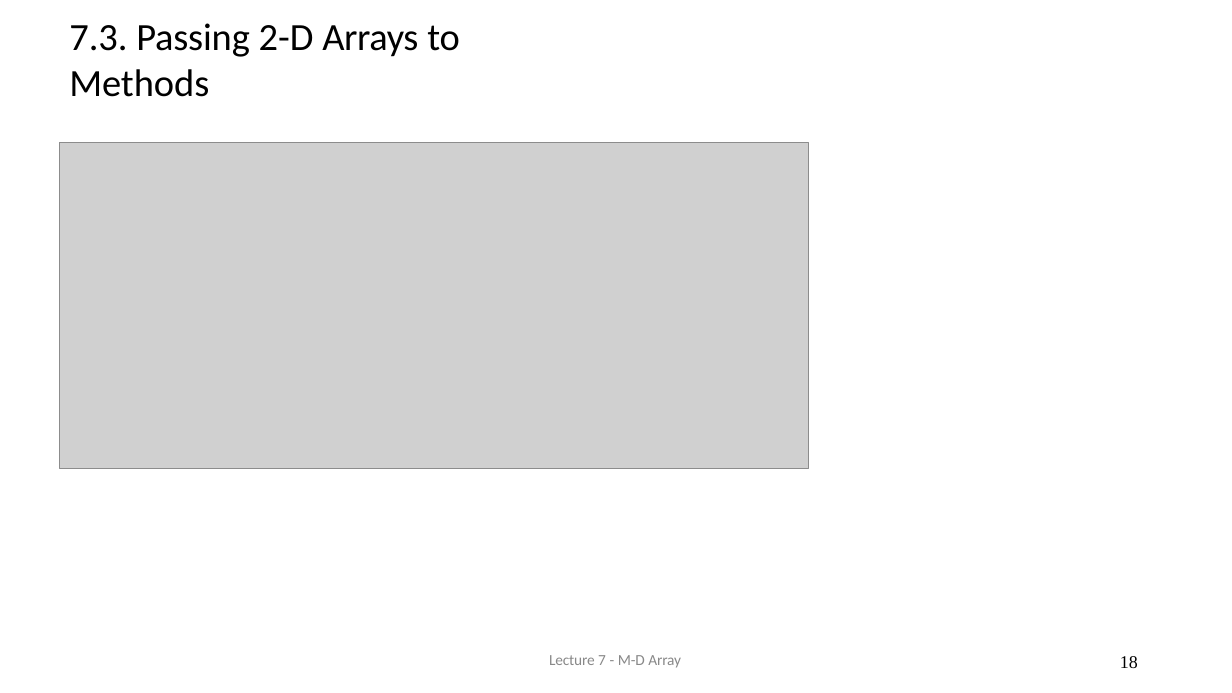
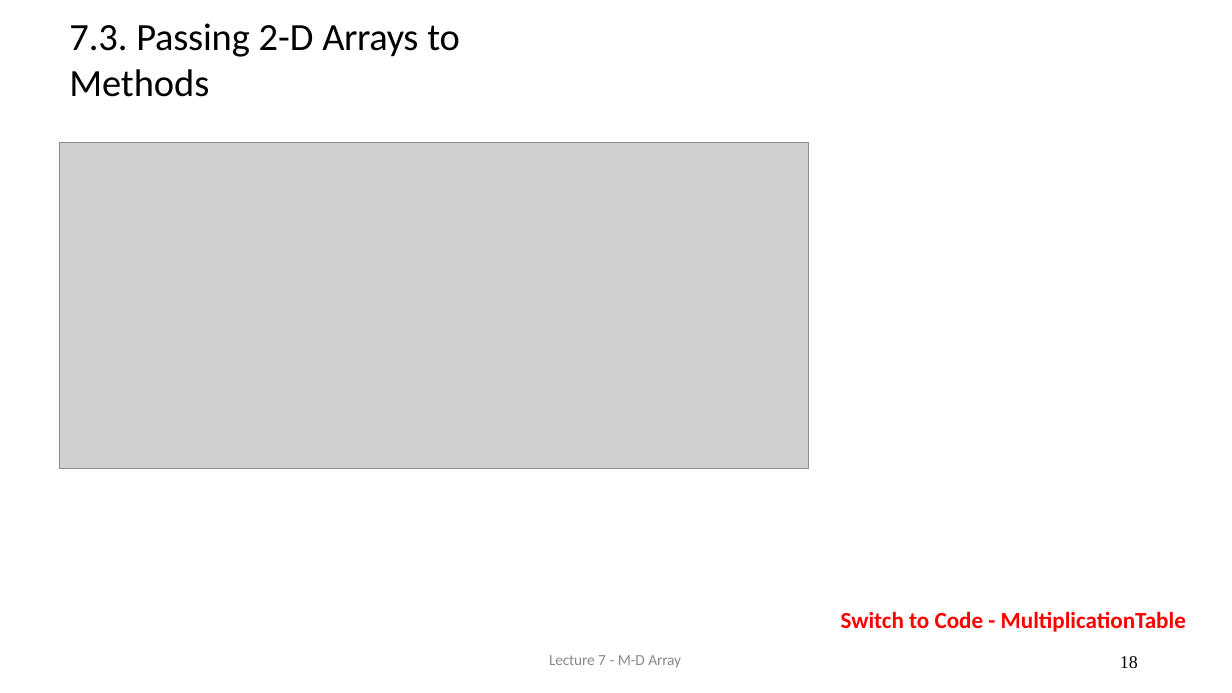
Before and after one commit to AughdonBreslin/CS501IntroToJava, a slide deck: slide 18 of Lectures/7_MDArray.pptx. Drawn at 1232x693 pixels with LibreOffice and Linux fonts; fonts in the diff are those of the drawing; grey boxes stand for pictures. Boxes give left, top, right and bottom in pixels: in the first picture for what was removed or moved away, otherwise in the second. Text is boxed around its words. In the diff, an @@ line names an element or a change of style, - is before the commit and + after.

```diff
--- a/Lectures/7_MDArray.pptx
+++ b/Lectures/7_MDArray.pptx
@@ text added at [841, 611, 1186, 632], 18 pt, text #FF0000, bold @@
+Switch to Code - MultiplicationTable
```
Also in this commit, not shown: 1 other slide changed, 23 other files.
